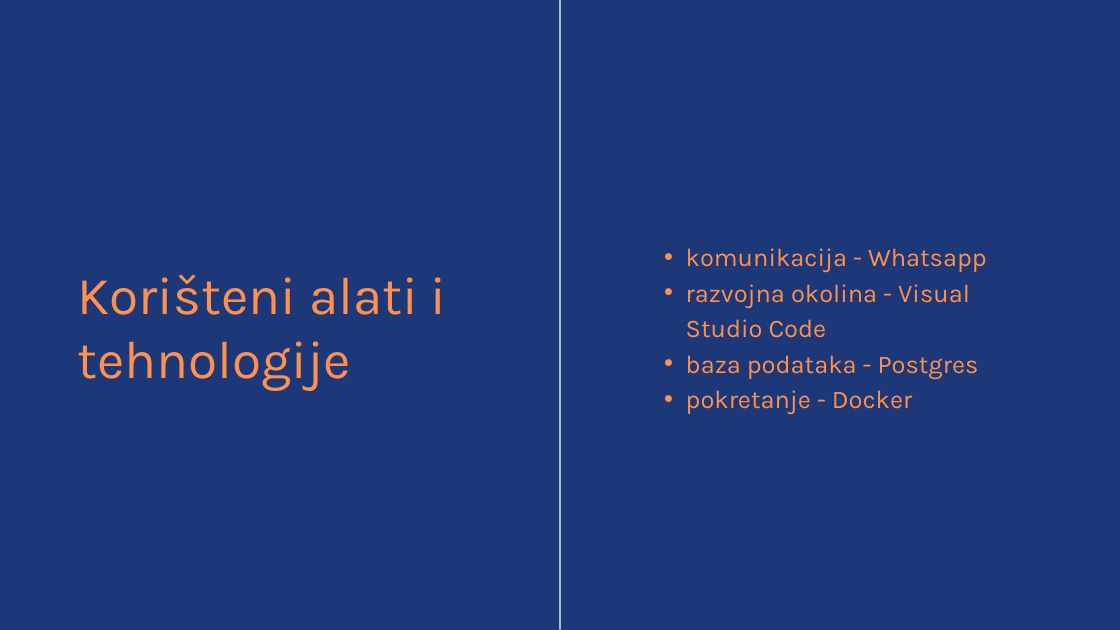
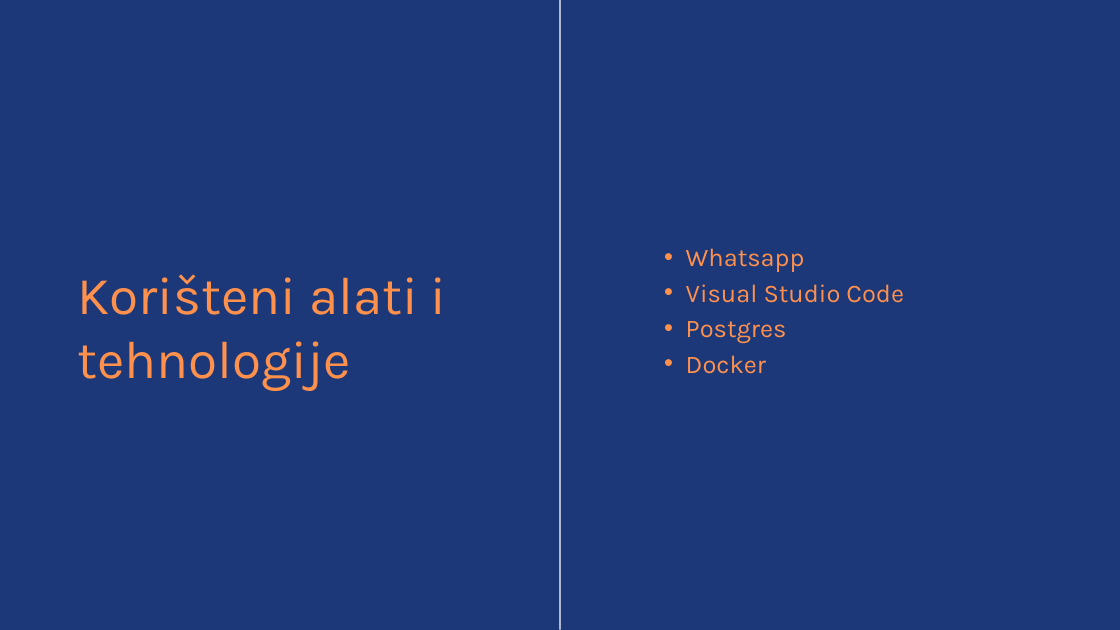
Before and after one commit to tintilinici/DentAll, a slide deck: slide 14 of Prezentacija.pptx. Drawn at 1120x630 pixels with LibreOffice and Linux fonts; fonts in the diff are those of the drawing. Boxes give left, top, right and bottom in pixels: in the first picture for what was removed or moved away, otherwise in the second. Text is boxed around its words. In the diff, an @@ line names an element or a change of style, - is before the commit and + after.

```diff
--- a/Prezentacija.pptx
+++ b/Prezentacija.pptx
@@ text at [686,248,904,374]: text changed @@
-  • komunikacija - Whatsapp
-  • razvojna okolina - Visual Studio Code
-  • baza podataka - Postgres
-  • pokretanje - Docker
+  • Whatsapp
+  • Visual Studio Code
+  • Postgres
+  • Docker
```
Also in this commit, not shown: 10 other slides changed.
